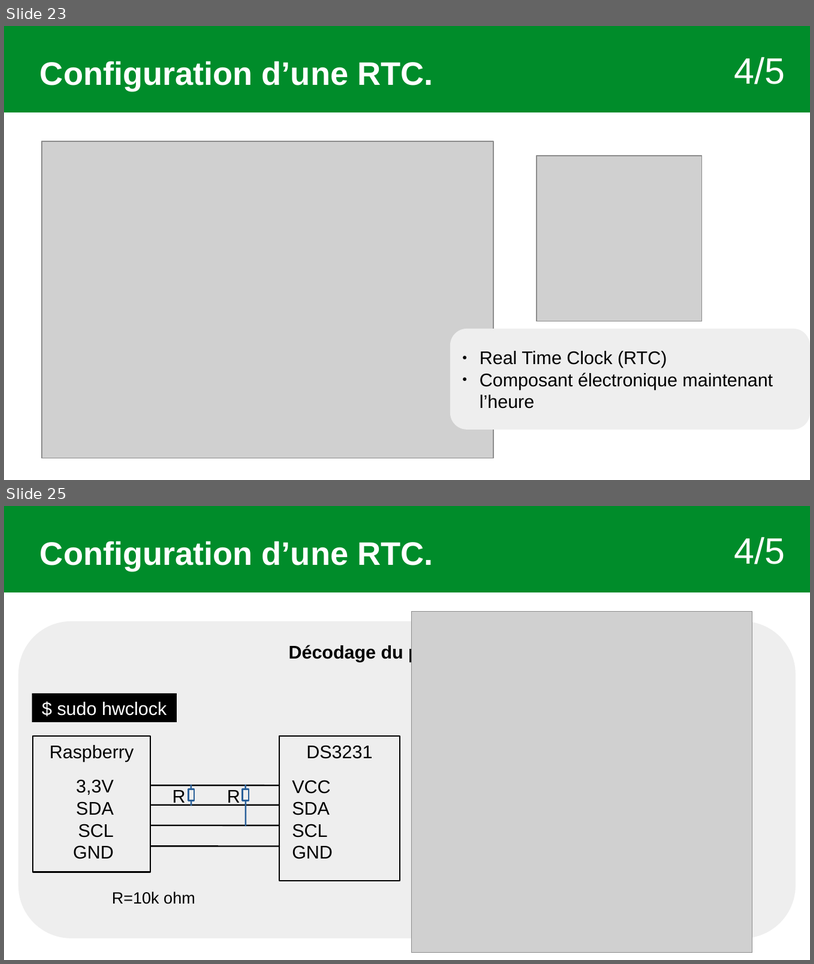
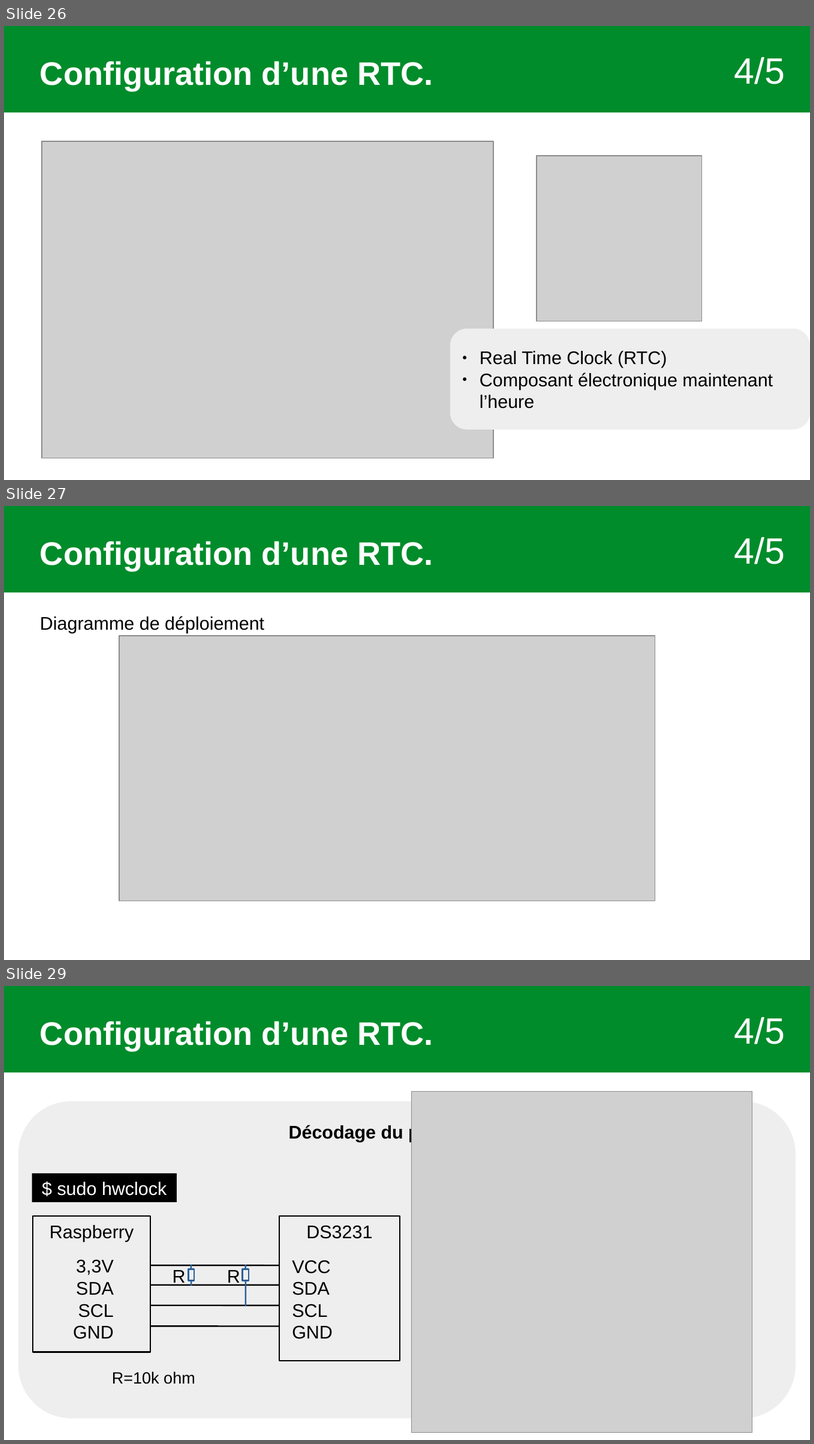
Before and after one commit to Sauvage89/sechoir-houblon, a slide deck: doc/diaporama/revue4/02-revue_sauvage.odp. Shown one above the other, each under a label of ours: slides 23 and 25 before the commit, slides 26, 27 and 29 after it; the slides between them are not shown. The pictures are 814x964 and 814x1444 pixels, drawn with LibreOffice and Linux fonts; fonts in the diff are those of the drawing; grey boxes stand for pictures. Boxes give left, top, right and bottom in pixels: in the first picture for what was removed or moved away, otherwise in the second. Text is boxed around its words. In the diff, an @@ line names an element or a change of style, - is before the commit and + after.

Commit message:
refactor: amélioration de l'ordre du diaporama sauvage et amélioration structure cahier de recettes lenny et de meme pour les diagramme

```diff
--- a/doc/diaporama/revue4/02-revue_sauvage.odp
+++ b/doc/diaporama/revue4/02-revue_sauvage.odp
@@ slide 27 added at <box>4,506,810,960</box>, background #FFFFFF @@
@@ rectangle added at <box>4,506,810,592</box>, fill #008C2A @@
@@ text added at <box>40,541,433,571</box>, 32 pt, text #FFFFFF, bold @@
+Configuration d’une RTC.
@@ text added at <box>734,537,785,564</box>, 36 pt, text #FFFFFF @@
+4/5
@@ text added at <box>40,616,264,633</box>, 18 pt, text #000000 @@
+Diagramme de déploiement
@@ picture added at <box>119,636,655,900</box> @@
@@ what was slide 23 is now slide 26 @@
@@ what was slide 25 is now slide 29 @@
```
Also in this commit, not shown: 23 slides changed, 3 other slides added, 4 other files.
